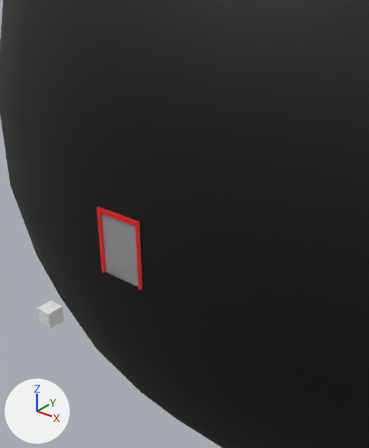
A saved change to the glTF model docs/portals/portal-1.glb.
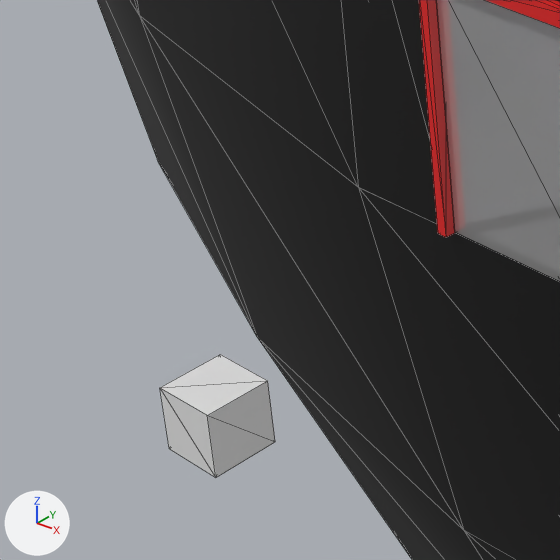
Each version is shown from a 50 mm camera at (10.65, -10.11, 9.06) aimed at (2.42, 0.17, 2.68), then close up on the part from 0% to 35% of the width and 49% to 78% of the height. Arrows for +X, +Y and +Z are at lower left; the lights stay in place. The close-ups show mesh edges as thin lines. Where no turn or scale is listed for an object, it has been applied to the vertices.

The first close-up shows 'clip', 'debugcube', 'door', 'target'.
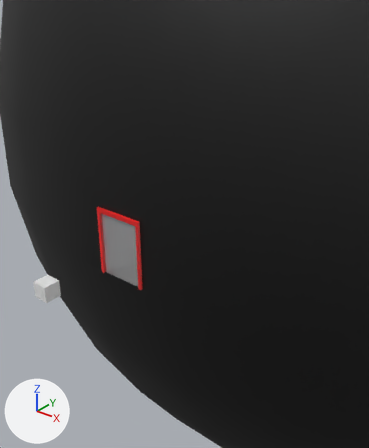
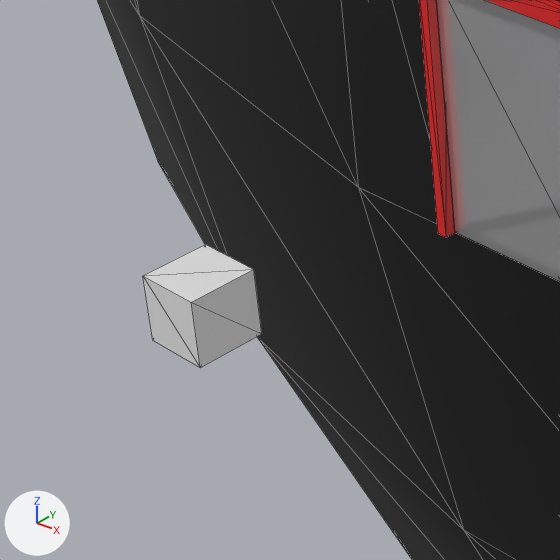
Commit message: update portals/portal-1

Where the newer file only moved an object's origin or applied its transform, the numbers keep the older frame.

The change, as a diff of the scene's bpy script:
```diff
--- a/docs/portals/portal-1.glb.py
+++ b/docs/portals/portal-1.glb.py
@@ me_cube_001_1 @@
+me_cube_001_1.from_pydata(...)  # a box spanning x -0.25..0.25, y -0.25..0.25, z -0.25..0.25
@@ ob_debugcube @@
-ob_debugcube = bpy.data.objects.new('debugcube', me_cube_001)
-ob_debugcube.location = (0.0, -3.0, 0.0)
@@ ob_rayorigin @@
+ob_rayorigin = bpy.data.objects.new('rayOrigin', me_cube_001_1)
+ob_rayorigin.location = (0.0, -3.0, 1.125)
```

Pixel boxes [x1, y1, x2, y2] of what changed, in the close-ups (560 x 560 px):
'rayOrigin', added
    after: [143, 244, 262, 368]
'debugcube', deleted
    before: [160, 354, 275, 477]
